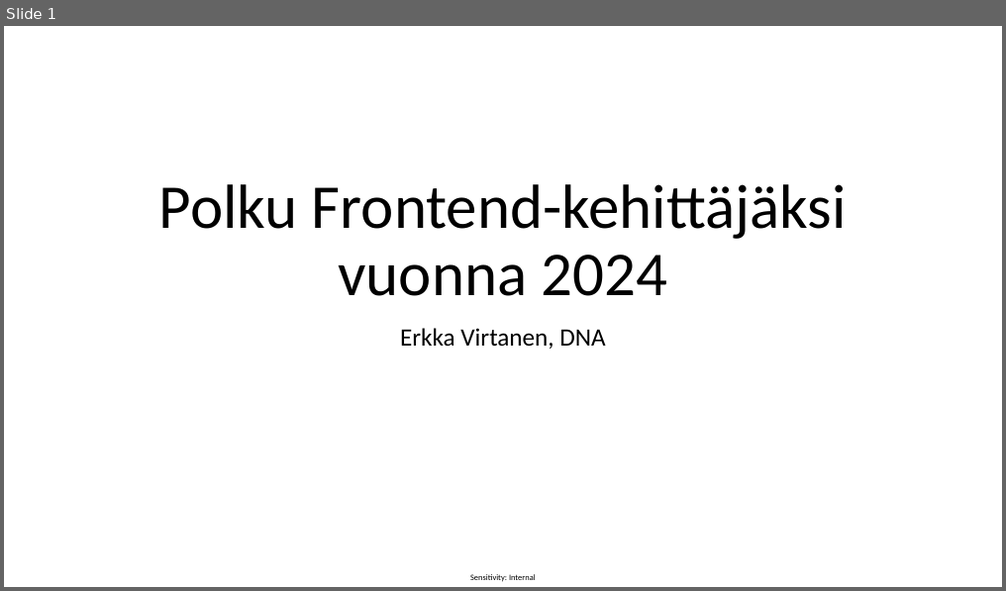
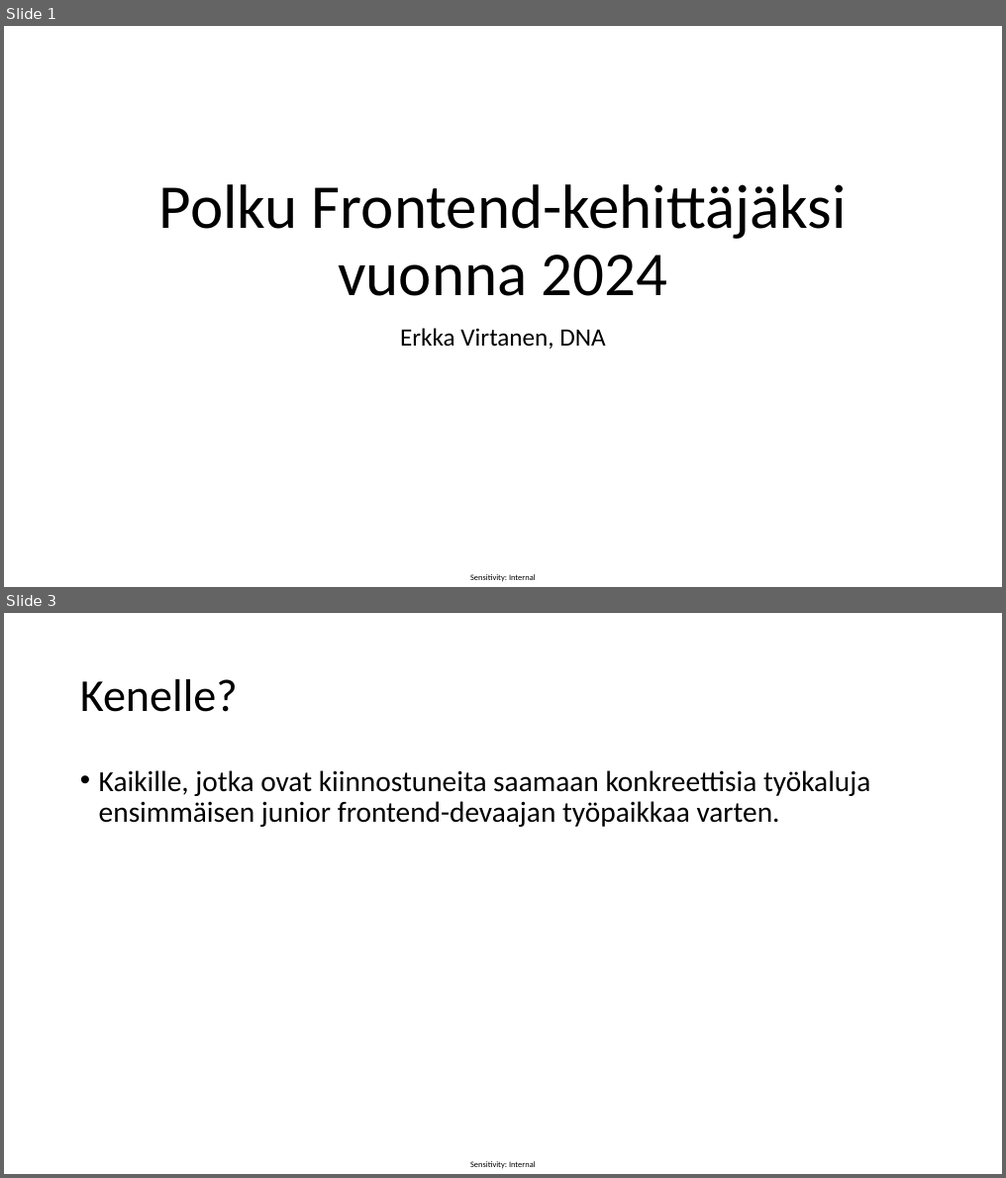
Before and after one commit to vidnyte/pfk2024, a slide deck: PFK2024.pptx. Shown one above the other, each under a label of ours: slide 1 before the commit, slides 1 and 3 after it; the slides between them are not shown. The pictures are 1006x591 and 1006x1178 pixels, drawn with LibreOffice and Linux fonts; fonts in the diff are those of the drawing. Boxes give left, top, right and bottom in pixels: in the first picture for what was removed or moved away, otherwise in the second. Text is boxed around its words. In the diff, an @@ line names an element or a change of style, - is before the commit and + after.

```diff
--- a/PFK2024.pptx
+++ b/PFK2024.pptx
@@ slide 3 added at (x1=4, y1=613, x2=1002, y2=1174), background #FFFFFF; not listed: 1 template element that a slide beside it also shows @@
@@ title added at (x1=80, y1=679, x2=238, y2=712), 44 pt, text #000000 @@
+Kenelle?
@@ text added at (x1=99, y1=770, x2=870, y2=827), 28 pt, text #000000 @@
+• Kaikille, jotka ovat kiinnostuneita saamaan konkreettisia työkaluja ensimmäisen junior frontend-devaajan työpaikkaa varten.
```
Also in this commit, not shown: 7 other slides added, 1 slide removed, 6 other files.
